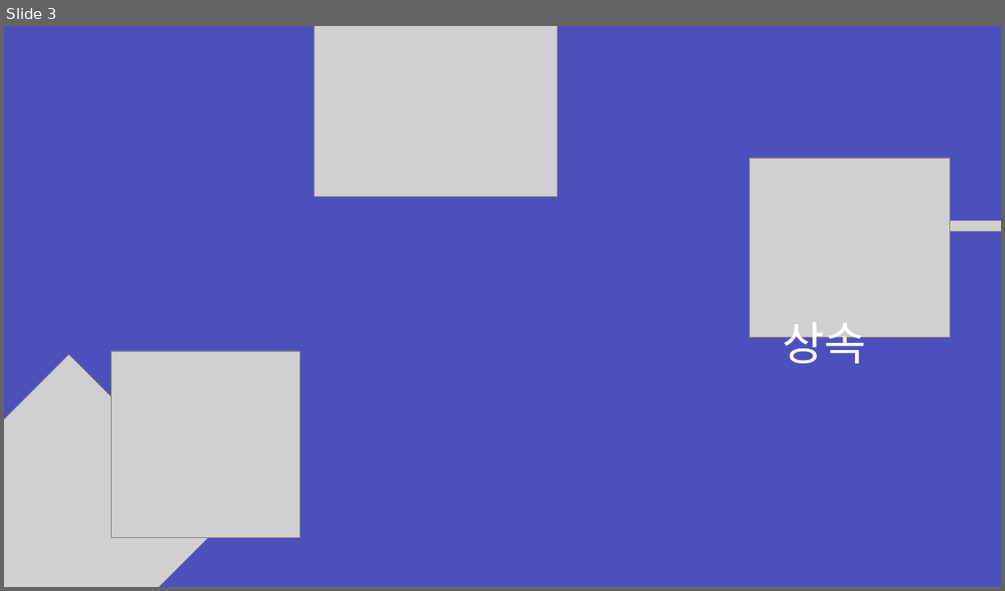
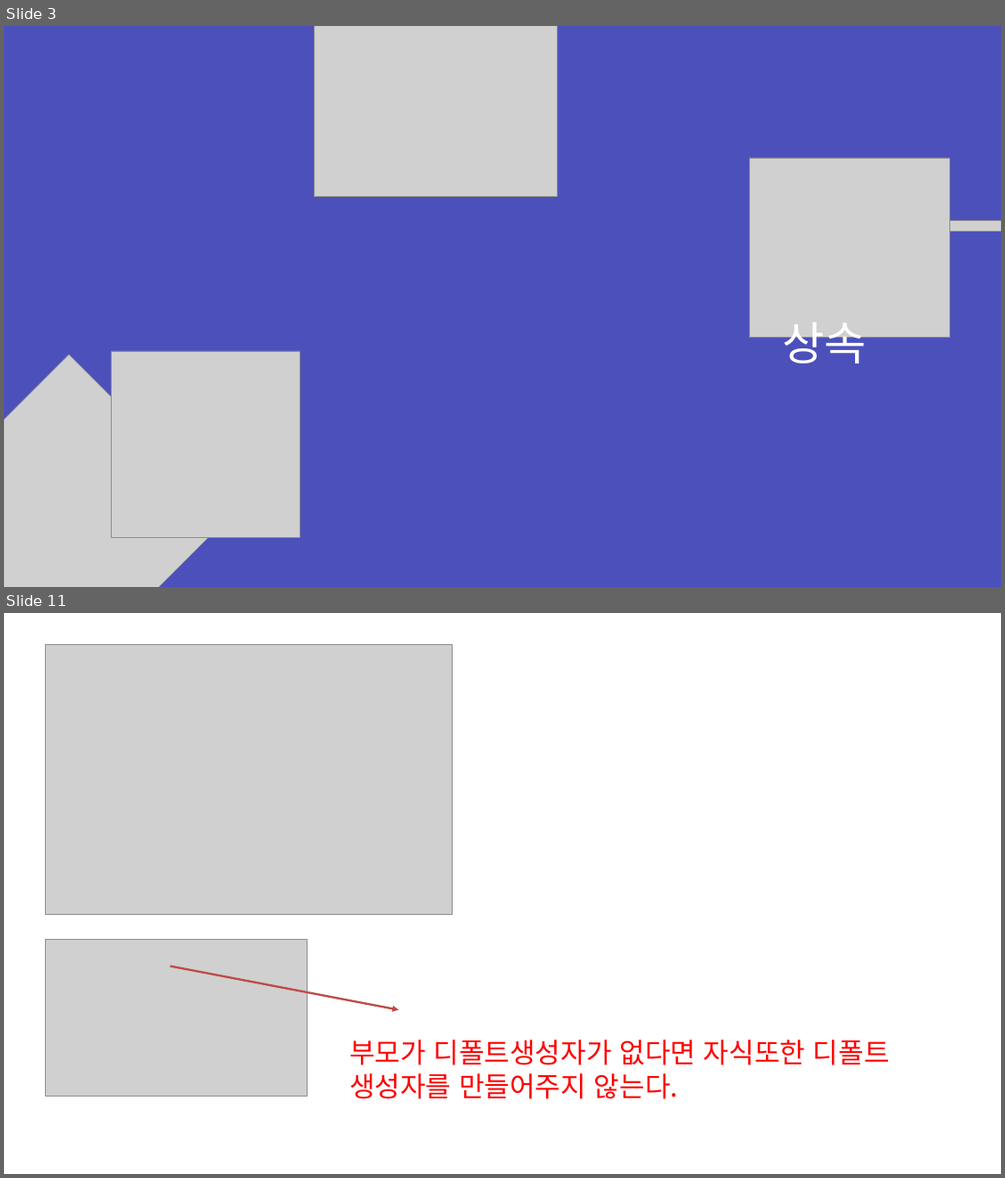
Before and after one commit to zest132/JavaLecture, a slide deck: JavaLecture/LectureFile/java 9강.pptx. Shown one above the other, each under a label of ours: slide 3 before the commit, slides 3 and 11 after it; the slides between them are not shown. The pictures are 1005x591 and 1005x1178 pixels, drawn with LibreOffice and Linux fonts; fonts in the diff are those of the drawing; grey boxes stand for pictures. Boxes give left, top, right and bottom in pixels: in the first picture for what was removed or moved away, otherwise in the second. Text is boxed around its words. In the diff, an @@ line names an element or a change of style, - is before the commit and + after.

```diff
--- a/JavaLecture/LectureFile/java 9강.pptx
+++ b/JavaLecture/LectureFile/java 9강.pptx
@@ slide 11 added at [4,613,1001,1174], background #FFFFFF @@
@@ picture added at [45,644,452,914] @@
@@ picture added at [45,939,307,1095] @@
@@ arrow added from (170, 965) to (399, 1010), #BF4C48 3 pt @@
@@ text added at [349,1039,890,1099], 40 pt, text #FF0000 @@
+부모가 디폴트생성자가 없다면 자식또한 디폴트 생성자를 만들어주지 않는다.
```
Also in this commit, not shown: 1 slide changed, 42 other slides added, 24 slides removed, 7 other files.
